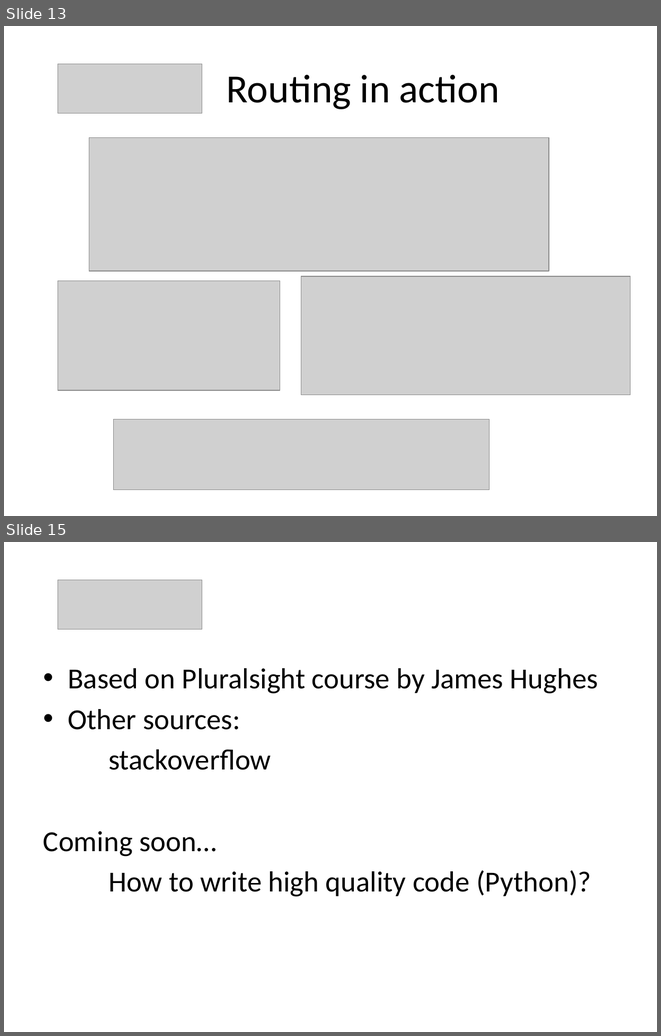
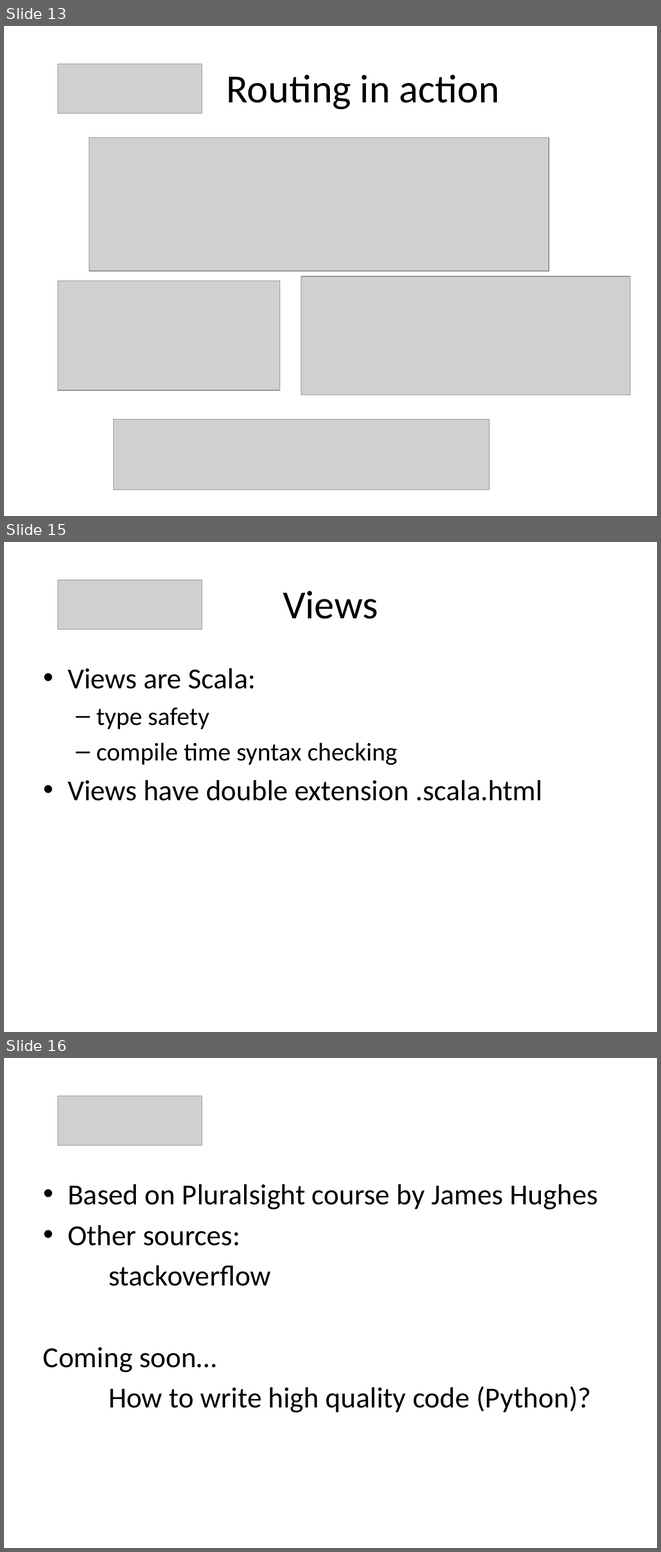
Before and after one commit to martadoberschuetz/dev_training, a slide deck: Play take 2.pptx. Shown one above the other, each under a label of ours: slides 13 and 15 before the commit, slides 13, 15 and 16 after it; the slides between them are not shown. The pictures are 661x1036 and 661x1552 pixels, drawn with LibreOffice and Linux fonts; fonts in the diff are those of the drawing; grey boxes stand for pictures. Boxes give left, top, right and bottom in pixels: in the first picture for what was removed or moved away, otherwise in the second. Text is boxed around its words. In the diff, an @@ line names an element or a change of style, - is before the commit and + after.

```diff
--- a/Play take 2.pptx
+++ b/Play take 2.pptx
@@ slide 15 added at <box>4,542,657,1032</box>, background #FFFFFF @@
@@ picture added at <box>58,580,202,629</box> @@
@@ title added at <box>283,591,378,619</box>, 44 pt, text #000000 @@
+Views
@@ text added at <box>68,668,542,801</box>, 32 pt, text #000000 @@
+• Views are Scala:
+  – type safety
+  – compile time syntax checking
+• Views have double extension .scala.html
@@ what was slide 15 is now slide 16 @@
```
Also in this commit, not shown: 1 slide changed, 18 other files.
